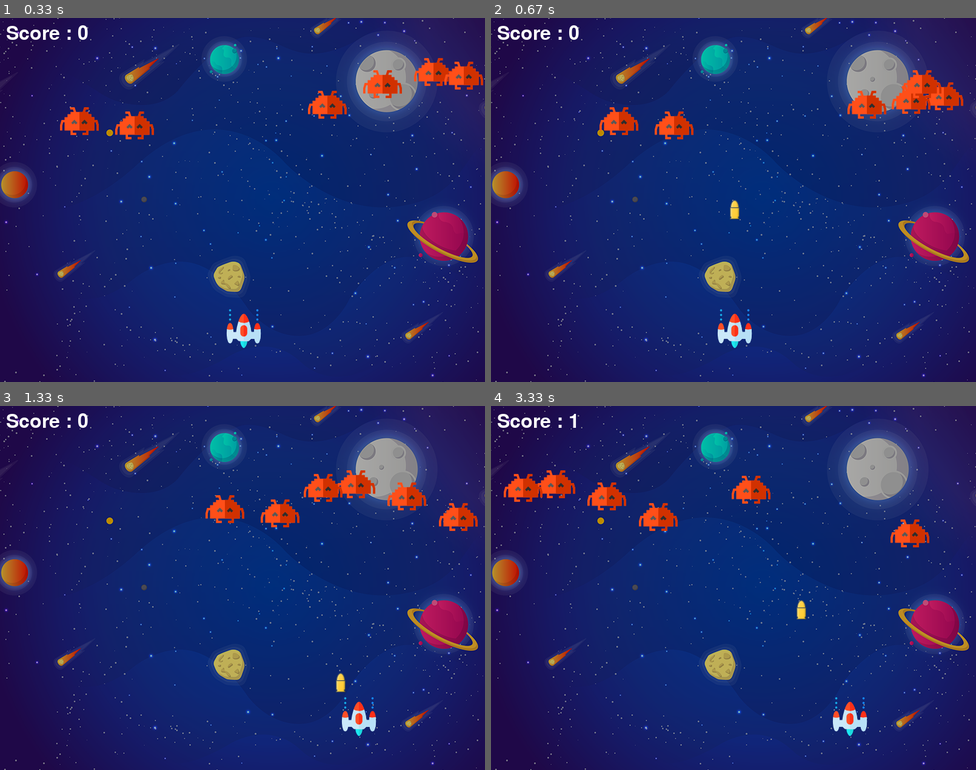
Above: before the commit, frames 1-4 (two rows, left to right).
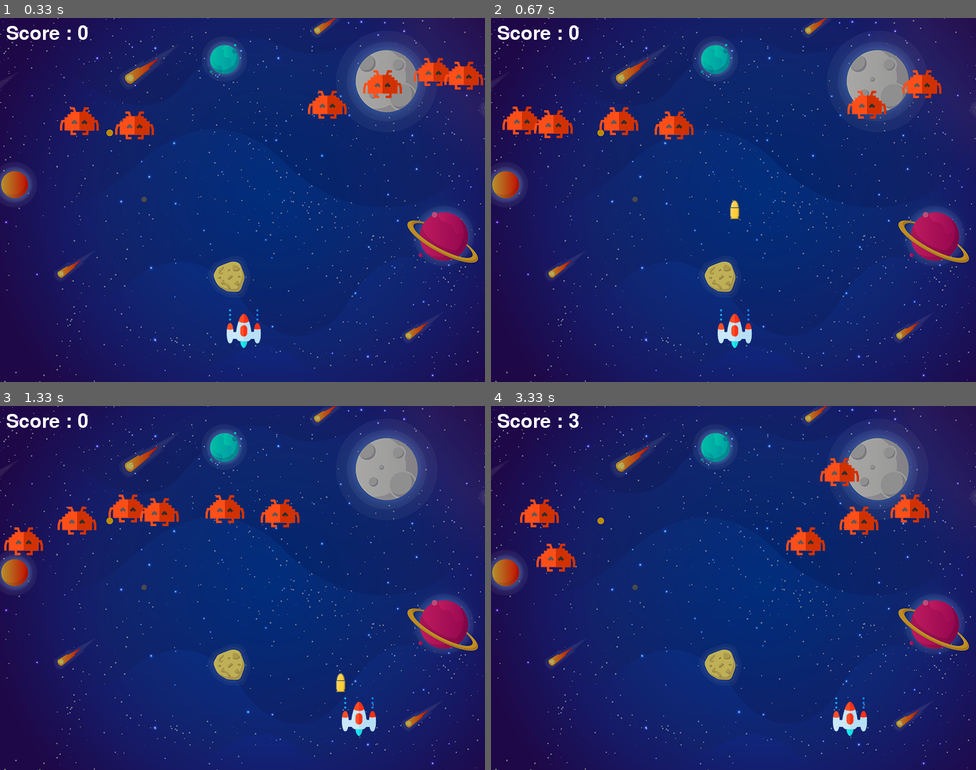
Above: after the commit, the same moments.

Repository: attreyabhatt/Space-Invaders-Pygame
Game: pygame game, started from main.py
Same seed, same stepped clock (60 frames per second), same inputs: the game is played once before the commit and once after it.
Inputs:
- Up to frame 1 (0.33 s): no input
- Up to frame 2 (0.67 s): tap Space at 0.33 s
- Up to frame 3 (1.33 s): hold Right 0.67-1.13 s; tap Space at 0.73, 1.03, 1.23 s; hold Right from 1.17 s (still down)
- Up to frame 4 (3.33 s): tap Space at 1.53, 1.73, 2.03, 2.3, 2.6, 2.73, 3.03 s; release Right at 1.63 s; hold Left 1.67-2.2 s; hold Left 2.23-2.63 s; hold Right 2.67-3.3 s

Frame 1 is identical in both runs. In frame 2, 1.4% of the frame differs, in the area x 2-98%, y 17-33%; in frame 3, 3.0%; in frame 4, 4.7%, in the area x 2-91%, y 2-59%.

Commit message:
Update main.py

Diff:
--- a/main.py
+++ b/main.py
@@ -11,19 +11,19 @@
 screen = pygame.display.set_mode((800, 600))
 
 # Background
-background = pygame.image.load('background.png')
+background = pygame.image.load('F:\\document.s\\Python\\GAME\\Space-Invaders-Pygame-master\\background.png')
 
 # Sound
-mixer.music.load("background.wav")
+mixer.music.load("F:\\document.s\\Python\\GAME\\Space-Invaders-Pygame-master\\background.wav")
 mixer.music.play(-1)
 
 # Caption and Icon
 pygame.display.set_caption("Space Invader")
-icon = pygame.image.load('ufo.png')
+icon = pygame.image.load('F:\\document.s\\Python\\GAME\\Space-Invaders-Pygame-master\\ufo.png')
 pygame.display.set_icon(icon)
 
 # Player
-playerImg = pygame.image.load('player.png')
+playerImg = pygame.image.load('F:\\document.s\\Python\\GAME\\Space-Invaders-Pygame-master\\player.png')
 playerX = 370
 playerY = 480
 playerX_change = 0
@@ -37,7 +37,7 @@
 num_of_enemies = 6
 
 for i in range(num_of_enemies):
-    enemyImg.append(pygame.image.load('enemy.png'))
+    enemyImg.append(pygame.image.load('F:\\document.s\\Python\\GAME\\Space-Invaders-Pygame-master\\enemy.png'))
     enemyX.append(random.randint(0, 736))
     enemyY.append(random.randint(50, 150))
     enemyX_change.append(4)
@@ -48,7 +48,7 @@
 # Ready - You can't see the bullet on the screen
 # Fire - The bullet is currently moving
 
-bulletImg = pygame.image.load('bullet.png')
+bulletImg = pygame.image.load('F:\\document.s\\Python\\GAME\\Space-Invaders-Pygame-master\\bullet.png')
 bulletX = 0
 bulletY = 480
 bulletX_change = 0
@@ -73,8 +73,10 @@
 
 
 def game_over_text():
+    global game_over
     over_text = over_font.render("GAME OVER", True, (255, 255, 255))
     screen.blit(over_text, (200, 250))
+    game_over = True
 
 
 def player(x, y):
@@ -86,9 +88,10 @@
 
 
 def fire_bullet(x, y):
-    global bullet_state
-    bullet_state = "fire"
-    screen.blit(bulletImg, (x + 16, y + 10))
+	if not game_over:
+		global bullet_state
+		bullet_state = "fire"
+		screen.blit(bulletImg, (x + 16, y + 10))
 
 
 def isCollision(enemyX, enemyY, bulletX, bulletY):
@@ -101,6 +104,7 @@
 
 # Game Loop
 running = True
+game_over = False
 while running:
 
     # RGB = Red, Green, Blue
@@ -119,7 +123,7 @@
                 playerX_change = 5
             if event.key == pygame.K_SPACE:
                 if bullet_state is "ready":
-                    bulletSound = mixer.Sound("laser.wav")
+                    bulletSound = mixer.Sound("F:\\document.s\\Python\\GAME\\Space-Invaders-Pygame-master\\laser.wav")
                     bulletSound.play()
                     # Get the current x cordinate of the spaceship
                     bulletX = playerX
@@ -153,13 +157,14 @@
             enemyX_change[i] = 4
             enemyY[i] += enemyY_change[i]
         elif enemyX[i] >= 736:
-            enemyX_change[i] = -4
+            enemyX[i] = 0
+            enemyX_change[i] = -1
             enemyY[i] += enemyY_change[i]
 
         # Collision
         collision = isCollision(enemyX[i], enemyY[i], bulletX, bulletY)
         if collision:
-            explosionSound = mixer.Sound("explosion.wav")
+            explosionSound = mixer.Sound("F:\\document.s\\Python\\GAME\\Space-Invaders-Pygame-master\\explosion.wav")
             explosionSound.play()
             bulletY = 480
             bullet_state = "ready"
